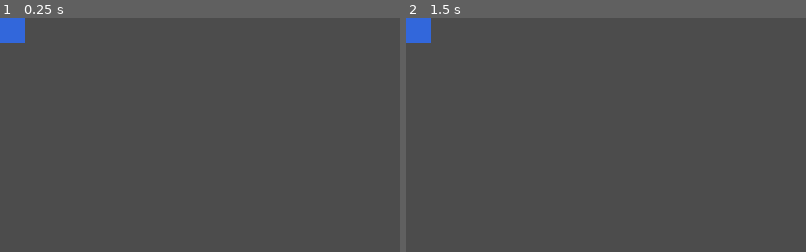
Above: before the commit, frames 1-2 (left to right).
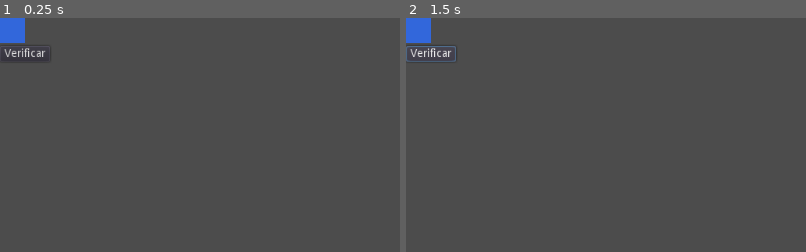
Above: after the commit, the same moments.

Repository: IndieDevEs/reto-5-logi-five
Game: Godot game, scene res://Game/Game.tscn
Two runs of this game, one before a commit and one after it. Both use one fixed random seed, a clock stepped at 60 frames per second and the inputs below.
Inputs (mouse positions are % of the whole screen's width and height, from its top left):
- Up to frame 1 (0.25 s): no input
- Up to frame 2 (1.5 s): click (3, 8) at 0.5 s, where only the run after the commit has a clickable "Verificar"; click (3, 8) at 1.25 s, where only the run after the commit has a clickable "Verificar"
The pictures show only the part of the screen within x 0-50%, y 0-50%; the shares and areas given below are measured in that part.

The runs differ from the first frame. In frame 1, 0.2% of the frame differs, in the area x 1-12%, y 12-19%; in frame 2, 0.3%, in the area x 0-13%, y 11-19%.

Commit message:
Se estructura el layout del juego

Diff:
--- a/jjmontes/Game/Game.tscn
+++ b/jjmontes/Game/Game.tscn
@@ -4,4 +4,31 @@
 
 [node name="Game" type="Node2D"]
 
-[node name="Stage" parent="." instance=ExtResource( 1 )]
+[node name="Panel" type="Panel" parent="."]
+anchor_right = 1.0
+anchor_bottom = 1.0
+size_flags_horizontal = 3
+size_flags_vertical = 3
+__meta__ = {
+"_edit_use_anchors_": false
+}
+
+[node name="VBoxContainer" type="VBoxContainer" parent="Panel"]
+anchor_right = 1.0
+anchor_bottom = 1.0
+size_flags_horizontal = 3
+size_flags_vertical = 3
+__meta__ = {
+"_edit_use_anchors_": false
+}
+
+[node name="Stage" parent="Panel/VBoxContainer" instance=ExtResource( 1 )]
+anchor_right = 0.0
+anchor_bottom = 0.0
+margin_right = 64.0
+
+[node name="Button" type="Button" parent="Panel/VBoxContainer"]
+margin_top = 4.0
+margin_right = 64.0
+margin_bottom = 24.0
+text = "Verificar"
